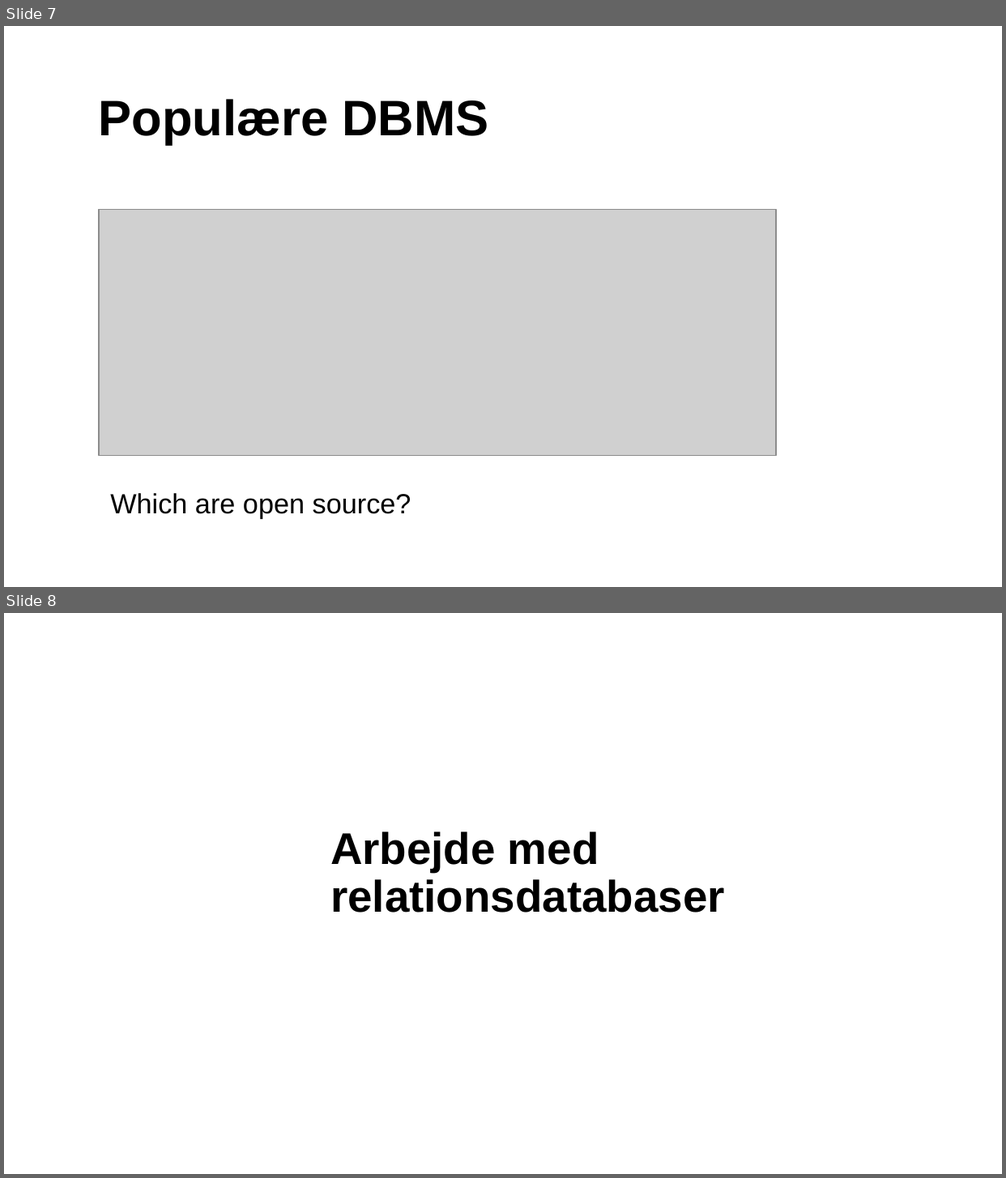
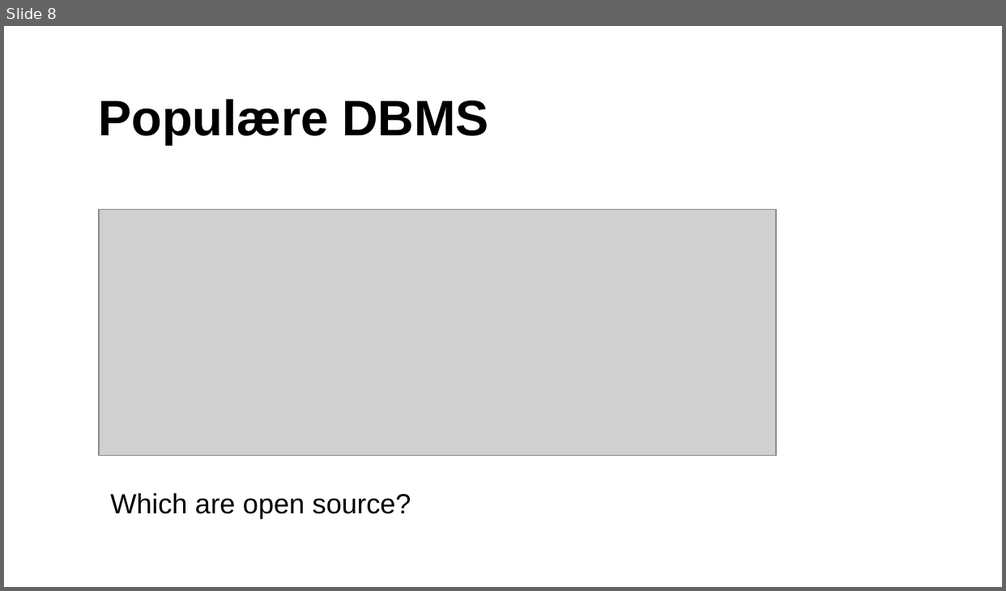
Before and after one commit to xiaoleibi/DMU26, a slide deck: DBPPT/DB Gang1Intro_mandag.pptx. Shown one above the other, each under a label of ours: slides 7 and 8 before the commit, slide 8 after it. The pictures are 1006x1178 and 1006x591 pixels, drawn with LibreOffice and Linux fonts; fonts in the diff are those of the drawing; grey boxes stand for pictures. Boxes give left, top, right and bottom in pixels: in the first picture for what was removed or moved away, otherwise in the second. Text is boxed around its words. In the diff, an @@ line names an element or a change of style, - is before the commit and + after.

```diff
--- a/DBPPT/DB Gang1Intro_mandag.pptx
+++ b/DBPPT/DB Gang1Intro_mandag.pptx
@@ slide 8 removed at (4, 613, 1002, 1174), background #FFFFFF @@
@@ title removed at (330, 832, 725, 913) @@
-Arbejde med relationsdatabaser
@@ what was slide 7 is now slide 8 @@
```
Also in this commit, not shown: 14 slides changed, 14 slides added, 3 other slides removed.
